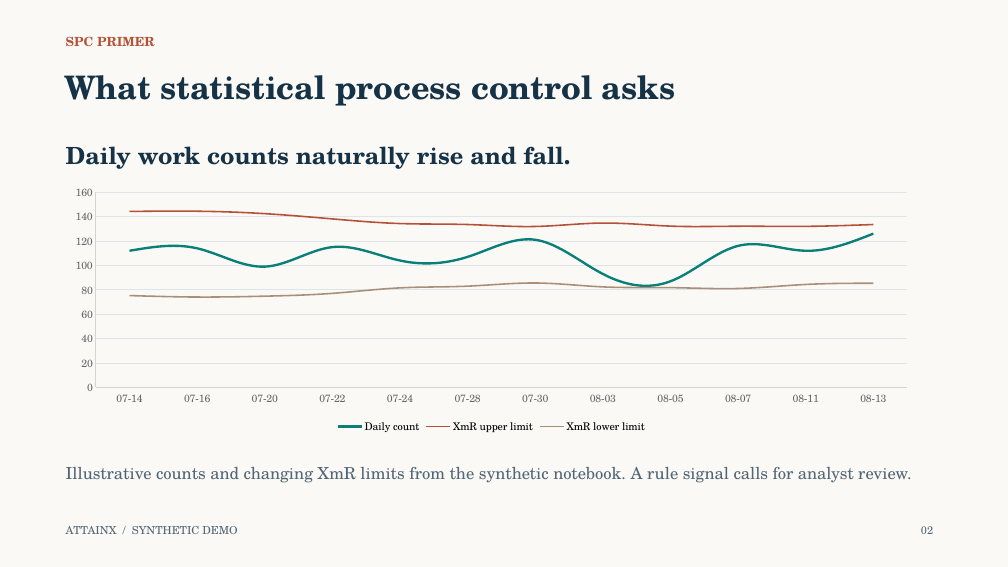
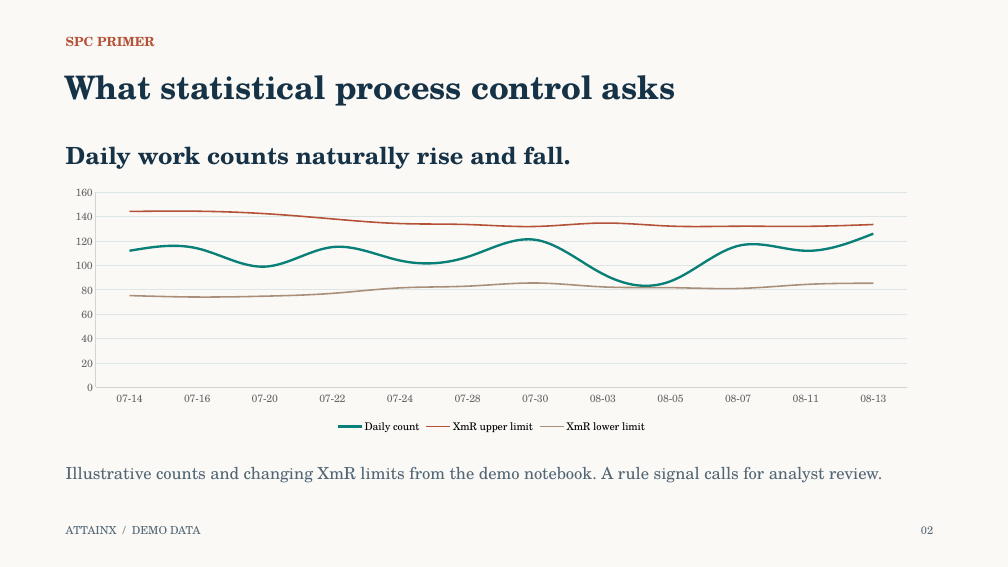
Before and after one commit to 0xpvtrickbateman/SPC-ML-Demo, a slide deck: slide 2 of docs/SPC_ML_Demo_Walkthrough_Ready.pptx. Drawn at 1008x567 pixels with LibreOffice and Linux fonts; fonts in the diff are those of the drawing. Boxes give left, top, right and bottom in pixels: in the first picture for what was removed or moved away, otherwise in the second. Text is boxed around its words. In the diff, an @@ line names an element or a change of style, - is before the commit and + after.

Commit message:
Revise demo wording and document USCIS capability gaps

```diff
--- a/docs/SPC_ML_Demo_Walkthrough_Ready.pptx
+++ b/docs/SPC_ML_Demo_Walkthrough_Ready.pptx
@@ text at (66, 467, 882, 483): text changed @@
-Illustrative counts and changing XmR limits from the synthetic notebook. A rule signal calls for analyst review.
+Illustrative counts and changing XmR limits from the demo notebook. A rule signal calls for analyst review.
@@ text at (66, 526, 201, 534): text changed @@
-ATTAINX / SYNTHETIC DEMO
+ATTAINX / DEMO DATA
```
Also in this commit, not shown: 21 other slides changed, 3 other files.
